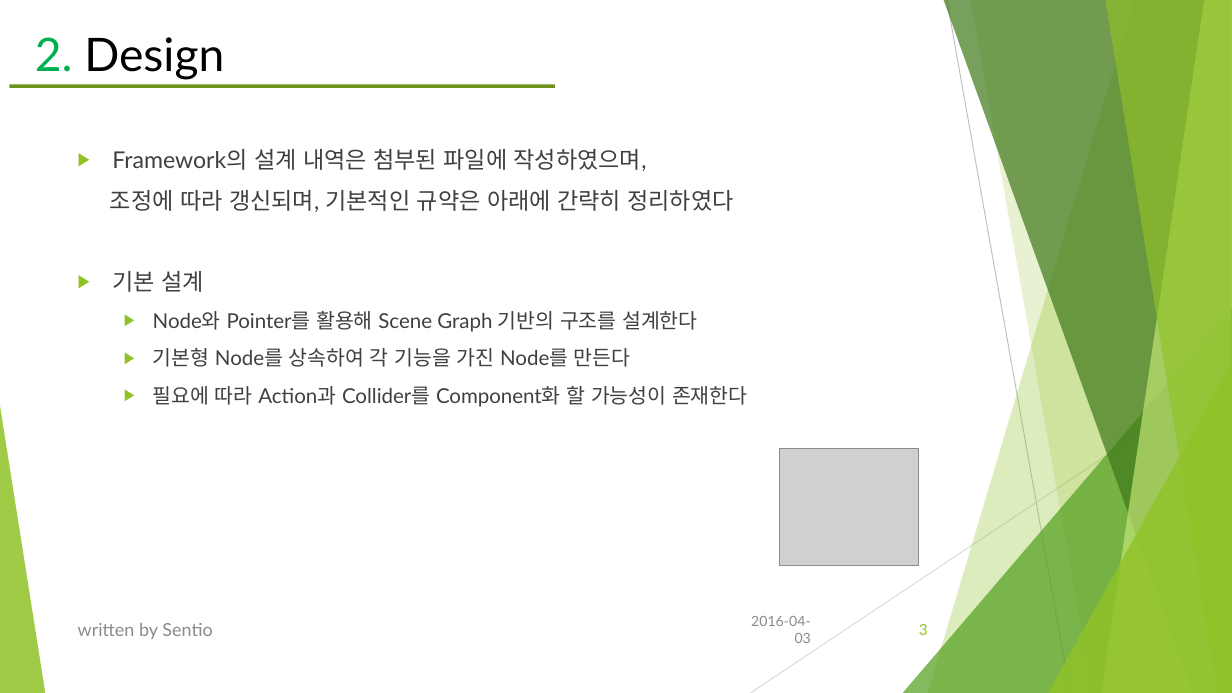
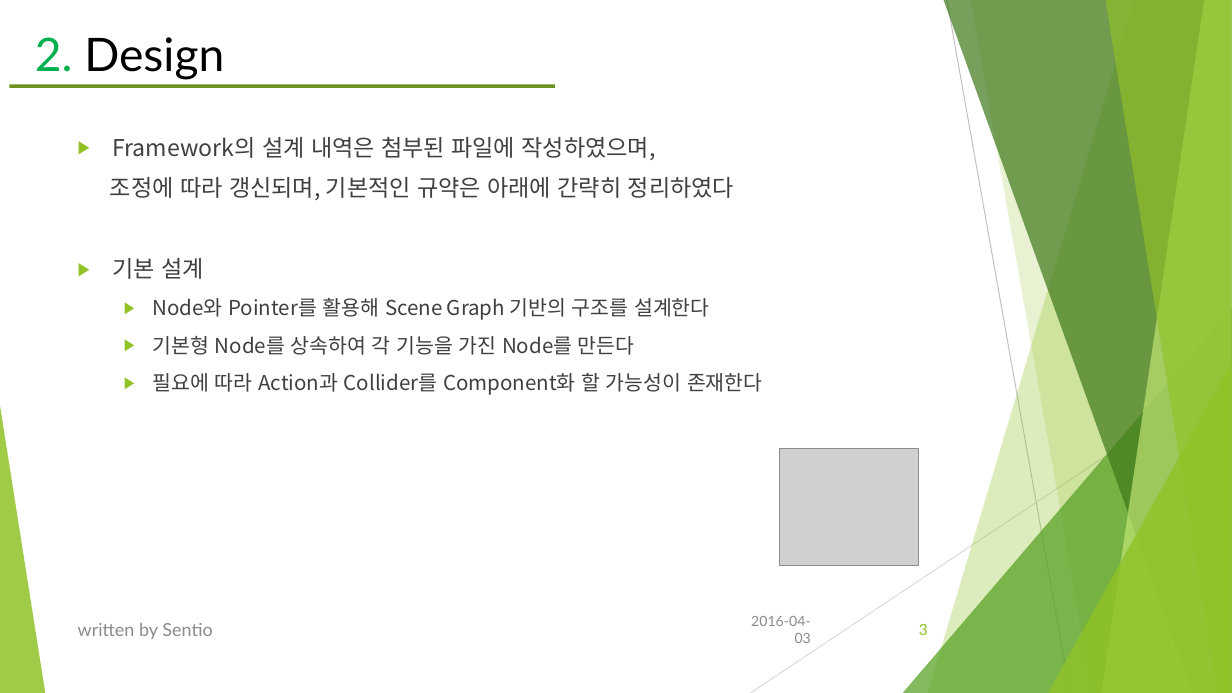
Before and after one commit to SentioMe/D2D_Project, a slide deck: slide 3 of Direct2D_Framework plan.pptx. Drawn at 1232x693 pixels with LibreOffice and Linux fonts; fonts in the diff are those of the drawing; grey boxes stand for pictures. Boxes give left, top, right and bottom in pixels: in the first picture for what was removed or moved away, otherwise in the second. Text is boxed around its words. In the diff, an @@ line names an element or a change of style, - is before the commit and + after.

```diff
--- a/Direct2D_Framework plan.pptx
+++ b/Direct2D_Framework plan.pptx
@@ text "Framework의 설계 내역은 첨부된 파일에 ...": place and size @@
-text "Framework의 설계 내역은 첨부된 파일에 ..." at [110, 149, 747, 407]
+text "Framework의 설계 내역은 첨부된 파일에 ..." at [110, 137, 762, 395]
@@ text "Framework의 설계 내역은 첨부된 파일에 ..." at [110, 137, 762, 395]: font Lato to Noto Sans CJK KR @@
```
Also in this commit, not shown: 2 other slides changed, 1 slide added, 31 other files.
